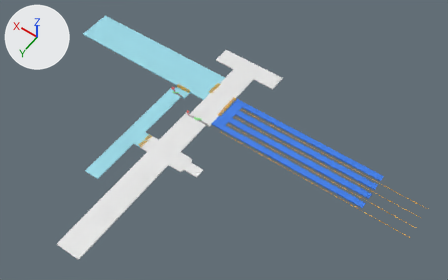
One commit to the FBX model Assets/models/2F.fbx: the scene before it, then after it.
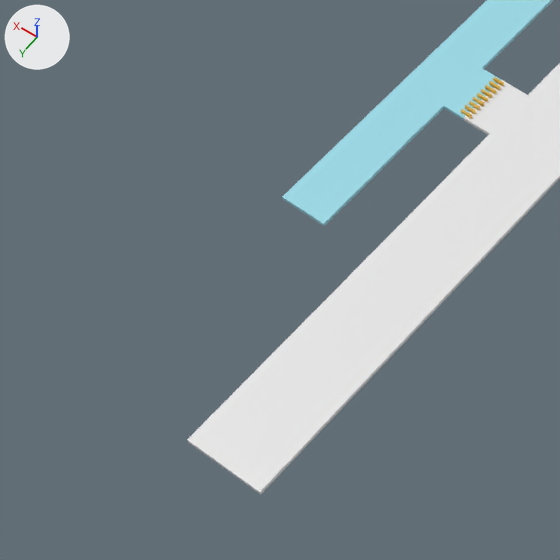
There are two pictures of each version: one whole from a 50 mm camera at (-291.1, 221.6, 387.2) aimed at (-115.9, -23.7, 1.8), one close up on the part from 0% to 38% of the width and 40% to 100% of the height. The lights are fixed; the arrows at upper left show +X, +Y and +Z. The first two pictures are the older version. Where no turn or scale is listed for an object, it has been applied to the vertices.

In view in the first close-up: '南北自由通路', '改札内通路', '西口改札内通路', '西口改札口' and 1 more.
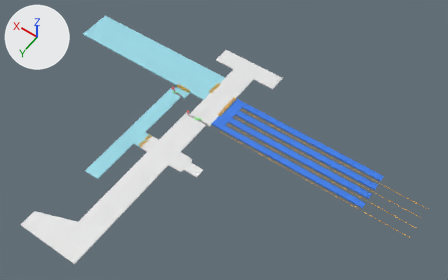
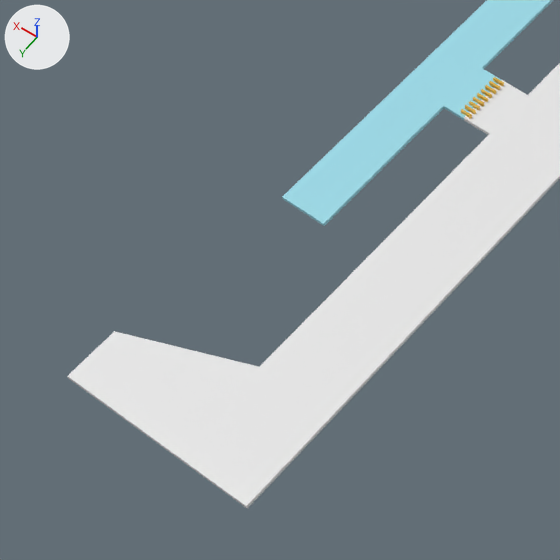
Where the newer file only moved an object's origin or applied its transform, the numbers keep the older frame.

What differs and where, as boxes [x1, y1, x2, y2] in the close-ups (560 x 560 px):
'南北自由通路', reshaped: before [187, 63, 560, 494]; after [68, 63, 560, 508]
part 1 of me_立方体_010, built on: before [187, 365, 263, 494]; after [68, 331, 263, 508]

What the commit changed:
me_立方体_010 is used by ob_南北自由通路; location (-83.3, 39.7, -4.9).
me_立方体_010 had 92 vertices, 76 faces and spanned x -34.0..12.0, y -75.0..77.0, z 0.0.
me_立方体_010 now has 102 vertices, 86 faces and spans x -34.0..45.0, y -75.0..81.0, z 0.0.
Part 1, on me_立方体_010:
2 vertices are removed from x 12.0, y 77.0, z 0.0.
8 faces are deleted.
4 vertices move from x -9.0..10.0, y 77.0, z 0.0 to x -9.0..10.0, y 55.0..81.0, z 0.0.
12 vertices are added at x -9.0..45.0, y 55.0..81.0, z 0.0.
18 new faces join them.
